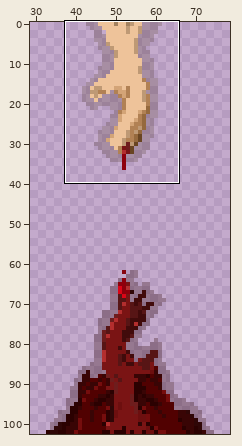
A pixel-art file gets an edit: Assets/Sprite/BookPictures/BookPicBloodAnimFastUtanBakgrund.aseprite. The picture above shows the old version from afar; the outline marks the close-up.
Close-up. As it was:
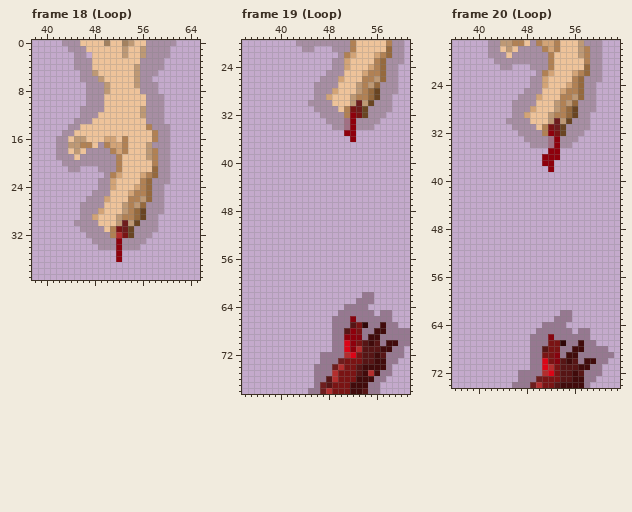
109x103 pixels, 26 frames. Colours within 5 levels of each other are drawn and written as one. Shown: frame 18 (Loop): x 38..65, y 0..39; frame 19 (Loop): x 34..61, y 20..78; frame 20 (Loop): x 36..63, y 17..74. The wide view leaves out empty margins. The commit also changed other frames or places, which this record leaves out.
And afterwards:
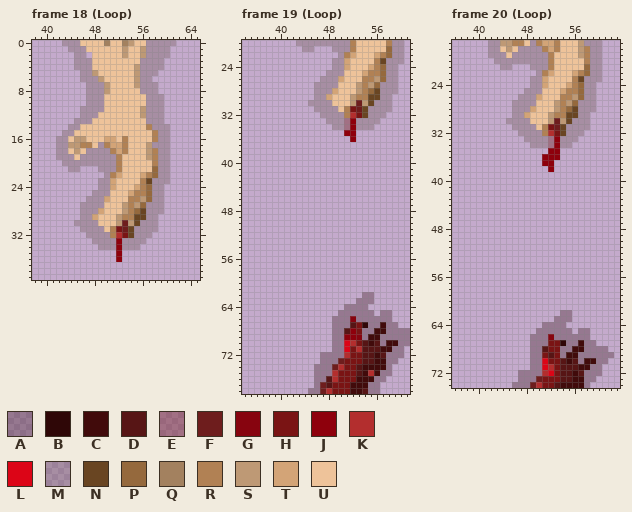
Palette (. is transparent): A #2902024c  B #2f0707  C #410b0b  D #571515  E #680f0a5f  F #6e1d1d  G #87040f  H #7a1414  J #8e000c  K #b32e2e  L #dc0517  M #38210735  N #694522  P #95693d  Q #a3815f  R #b18154  S #be9975  T #d3a477  U #eec39a
Edits made:
Changed rows in their new state; - is an unchanged pixel.
Frame 18 (Loop), layer "Layer":
first column x 57:
23 N
first column x 55:
29 N
Frame 19 (Loop), layers "Layer 2", "Layer":
first column x 57:
23 N
first column x 52:
29 ---N
32 K---
first column x 52:
70 K
71 H
72 H
Frame 20 (Loop), layers "Layer 2", "Layer":
first column x 57:
23 N
first column x 52:
29 ---N
32 K---
first column x 52:
69 DH
70 -H
Boxes around the changes in both close-ups, in picture pixels (x1, y1, x2, y2):
changed: (146, 178, 152, 184)
changed: (134, 214, 140, 220)
changed: (380, 58, 386, 64)
changed: (350, 94, 374, 118)
changed: (350, 340, 356, 358)
changed: (578, 76, 584, 82)
changed: (548, 112, 572, 136)
changed: (548, 352, 560, 364)
